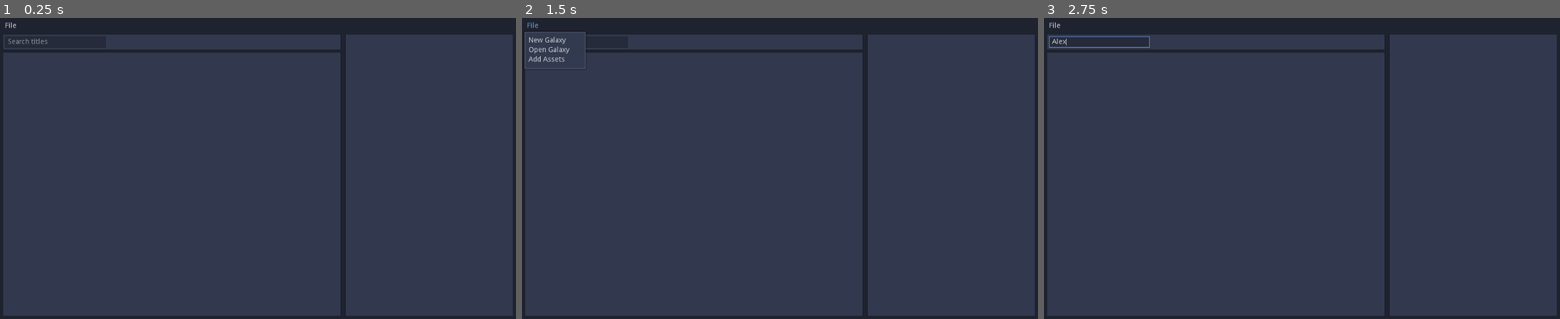
Above: before the commit, frames 1-3 (left to right).
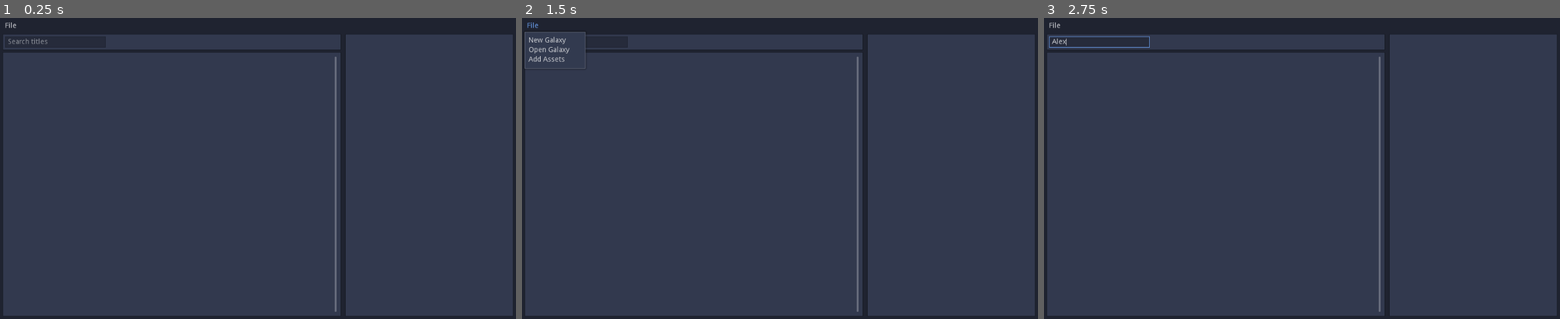
Above: after the commit, the same moments.

Repository: Wcubed/asset_galaxy
Game: Godot game, scene res://scenes/main.tscn
Two runs of this game, one before a commit and one after it. Both use one fixed random seed, a clock stepped at 60 frames per second and the inputs below.
Inputs (mouse positions are in pixels of both pictures, inside the frame that each line leads up to):
- Up to frame 1 (0.25 s): no input
- Up to frame 2 (1.5 s): click (578, 42) at 0.52 s; type "Alex" at 0.6 s; click "File" at 1.25 s
- Up to frame 3 (2.75 s): tap Enter (ui_accept) at 2, 2.27 s; move the mouse to (1214, 183) at 2.02 s; hold Up (ui_up) from 2.03 s (still down); hold Shift from 2.03 s (still down); click (1214, 183) at 2.17 s

The runs differ from the first frame. In frame 1, 0.3% of the frame differs, in the area x 64-66%, y 12-98%; in frame 2, 0.3%; in frame 3, 0.3%.
Error in both runs: Invalid call. Nonexistent function 'run_asset_search' in base 'Nil'. (res://scenes/central_view/asset_search.gd:42)

Commit message:
+ Made first step to having the central grid only have nodes for the cells currently visible.

Diff:
--- a/godot/scenes/central_view/asset_cell/asset_cell.tscn
+++ b/godot/scenes/central_view/asset_cell/asset_cell.tscn
@@ -13,10 +13,10 @@
 }
 
 [node name="MarginContainer" type="MarginContainer" parent="."]
-margin_left = 7.0
-margin_top = 7.0
-margin_right = 1017.0
-margin_bottom = 129.0
+margin_left = 5.0
+margin_top = 5.0
+margin_right = 1019.0
+margin_bottom = 135.0
 mouse_filter = 1
 custom_constants/margin_right = 2
 custom_constants/margin_top = 2
@@ -26,8 +26,8 @@
 [node name="VBoxContainer" type="VBoxContainer" parent="MarginContainer"]
 margin_left = 2.0
 margin_top = 2.0
-margin_right = 1008.0
-margin_bottom = 120.0
+margin_right = 1012.0
+margin_bottom = 128.0
 size_flags_horizontal = 3
 size_flags_vertical = 3
 __meta__ = {
@@ -35,7 +35,7 @@
 }
 
 [node name="TextureRect" type="TextureRect" parent="MarginContainer/VBoxContainer"]
-margin_right = 1006.0
+margin_right = 1010.0
 margin_bottom = 100.0
 rect_min_size = Vector2( 100, 100 )
 size_flags_horizontal = 3
@@ -48,20 +48,22 @@
 
 [node name="HBoxContainer" type="HBoxContainer" parent="MarginContainer/VBoxContainer"]
 margin_top = 104.0
-margin_right = 1006.0
-margin_bottom = 118.0
+margin_right = 1010.0
+margin_bottom = 126.0
 
 [node name="TagCountPanel" type="PanelContainer" parent="MarginContainer/VBoxContainer/HBoxContainer"]
-margin_bottom = 14.0
+margin_right = 8.0
+margin_bottom = 22.0
 custom_styles/panel = ExtResource( 1 )
 
 [node name="TagCountLabel" type="Label" parent="MarginContainer/VBoxContainer/HBoxContainer/TagCountPanel"]
-margin_bottom = 14.0
+margin_right = 8.0
+margin_bottom = 22.0
 
 [node name="Title" type="Label" parent="MarginContainer/VBoxContainer/HBoxContainer"]
-margin_left = 4.0
-margin_right = 1006.0
-margin_bottom = 14.0
+margin_left = 12.0
+margin_right = 1010.0
+margin_bottom = 22.0
 size_flags_horizontal = 3
 clip_text = true
 __meta__ = {
--- a/godot/scenes/central_view/central_view.gd
+++ b/godot/scenes/central_view/central_view.gd
@@ -21,6 +21,8 @@
 onready var _grid_container: GridContainer = find_node("AssetGridContainer")
 onready var _asset_search: PanelContainer = find_node("AssetSearch")
 
+onready var _fast_grid: Container = find_node("FastGridContainer")
+
 # Called when the node enters the scene tree for the first time.
 func _ready():
 	pass # Replace with function body.
@@ -28,6 +30,10 @@
 
 # Clears the current assets in the grid, and displays the given ones.
 func display_assets(asset_nodes: Array):
+	# TODO: move the whole asset display logic to the FastGridContainer
+	#       for now, we just pass on the assets.
+	_fast_grid.display_assets(asset_nodes)
+
 	# TODO: allow for sorting?
 
 	# We will re-use any existing grid cells.
--- a/godot/scenes/central_view/central_view.tscn
+++ b/godot/scenes/central_view/central_view.tscn
@@ -1,7 +1,8 @@
-[gd_scene load_steps=4 format=2]
+[gd_scene load_steps=5 format=2]
 
 [ext_resource path="res://scenes/central_view/central_view.gd" type="Script" id=1]
 [ext_resource path="res://scenes/central_view/asset_grid.gd" type="Script" id=2]
+[ext_resource path="res://scenes/central_view/fast_grid_container.gd" type="Script" id=3]
 [ext_resource path="res://scenes/central_view/asset_search.tscn" type="PackedScene" id=4]
 
 [node name="CentralView" type="VBoxContainer"]
@@ -27,6 +28,7 @@
 size_flags_vertical = 3
 
 [node name="AssetGrid" type="ScrollContainer" parent="PanelContainer2"]
+visible = false
 margin_left = 5.0
 margin_top = 5.0
 margin_right = 1019.0
@@ -39,6 +41,13 @@
 [node name="AssetGridContainer" type="GridContainer" parent="PanelContainer2/AssetGrid"]
 custom_constants/vseparation = 0
 custom_constants/hseparation = 0
+
+[node name="FastGridContainer" type="Container" parent="PanelContainer2"]
+margin_left = 5.0
+margin_top = 5.0
+margin_right = 1019.0
+margin_bottom = 559.0
+script = ExtResource( 3 )
 [connection signal="column_amount_changed" from="PanelContainer2/AssetGrid" to="." method="_on_AssetScrollContainer_column_amount_changed"]
 [connection signal="resized" from="PanelContainer2/AssetGrid" to="PanelContainer2/AssetGrid" method="_on_resized"]
 [connection signal="textures_requested" from="PanelContainer2/AssetGrid" to="." method="_on_AssetGrid_textures_requested"]
--- /dev/null
+++ b/godot/scenes/central_view/fast_grid_container.gd
@@ -0,0 +1,149 @@
+extends Container
+
+# Only ever has just enough children to fill the space allocated to the container.
+# And scrolls the content over the children,
+# instead of scrolling the children themselves.
+
+# Is hopefully faster than updating a long list of children with new assets
+# every time a search completes. And then removing all of the children when
+# there are only a few assets to display.
+
+# TODO: Implement cell selecting and deselecting and such.
+# TODO: also implement requesting the textures of the visible assets.
+# TODO: and implement scrolling with the mouse wheel.
+# TODO: And implement going though the assets with the arrow keys.
+
+# Child scene should have a constant minimum size.
+# Otherwise the layout messes up.
+var _child_scene := preload("./asset_cell/asset_cell.tscn")
+var _child_min_size := Vector2()
+
+# How many columns and rows we can currently fit in the size.
+var _current_columns: int = 1
+var _current_rows: int = 1
+
+# Assets that we want to display.
+var _asset_nodes := []
+
+onready var _scroll_bar := VScrollBar.new()
+# Parent for all the grid children, so things like the scrollbar don't
+# interfere.
+onready var _grid_parent := Container.new()
+
+# Called when the node enters the scene tree for the first time.
+func _ready():
+	add_child(_scroll_bar)
+	add_child(_grid_parent)
+
+	_scroll_bar.connect("scrolling", self, "_update_grid_view")
+	# Can only scroll exactly 1 row at a time.
+	_scroll_bar.step = 1
+
+	# Add the first child, so we know their minimal size.
+	var first_child := _child_scene.instance()
+	_grid_parent.add_child(first_child)
+	_child_min_size = first_child.get_combined_minimum_size()
+
+
+func display_assets(asset_nodes: Array):
+	_asset_nodes = asset_nodes
+	# New assets, so scroll all the way up.
+	_scroll_bar.value = 0
+
+	_update_scrollbar_dimensions()
+	_update_grid_view()
+
+# Makes sure the right grid cells display the right assets.
+func _update_grid_view():
+	var top_row := _scroll_bar.value
+	var first_asset_idx := top_row * _current_columns
+	var last_asset_idx := first_asset_idx + _current_columns * _current_rows
+
+	var asset_idx := first_asset_idx
+	for child in _grid_parent.get_children():
+		if asset_idx < _asset_nodes.size():
+			child.visible = true
+			child.display_asset_info(_asset_nodes[asset_idx])
+		else:
+			# There is no asset for this child at the moment.
+			child.visible = false
+
+		asset_idx += 1
+
+
+func _update_scrollbar_dimensions():
+	var scroll_factor := _scroll_bar.value / _scroll_bar.max_value
+
+	var rows_to_fit_all_assets := max(ceil(_asset_nodes.size() / float(_current_columns)), 1)
+
+	_scroll_bar.max_value = rows_to_fit_all_assets
+
+	if rows_to_fit_all_assets >= _current_rows:
+		# The scroll bar is 1 row higher than all the rows for the assets
+		# because the last visible row can be clipped. So the user needs to
+		# be able to scroll up one more to get those assets in full view.
+		_scroll_bar.max_value += 1
+
+	_scroll_bar.page = clamp(_current_rows, 1, rows_to_fit_all_assets)
+
+	# Make sure we don't change how far down the scrollbar is, even
+	# though we might have changed the max and the page values.
+	_scroll_bar.value = lerp(0, rows_to_fit_all_assets, scroll_factor)
+
+
+func _notification(what):
+	if (what==NOTIFICATION_SORT_CHILDREN):
+		_calculate_layout()
+
+func _get_minimum_size() -> Vector2:
+	# Always fit at least 1 child.
+	return _child_min_size
+
+# Makes sure the grid cells, and the scrollbar are in the right locations.
+func _calculate_layout():
+	var our_size := rect_size
+	# Remember these so we update the scroll bar and grid view only when needed.
+	var _last_columns := _current_columns
+	var _last_rows := _current_rows
+
+	# First make sure the scrollbar is in the right place.
+	var bar_width: float = _scroll_bar.get_combined_minimum_size().x
+	# Vertical bar goes on the right.
+	fit_child_in_rect(_scroll_bar, Rect2(Vector2(our_size.x - bar_width, 0),
+		Vector2(bar_width, our_size.y)))
+
+	# Adjust the space for the grid, because the scrollbar takes up space.
+	our_size.x -= bar_width
+	fit_child_in_rect(_grid_parent, Rect2(Vector2(0, 0), our_size))
+
+	# Now make sure we have as many children as fit.
+	_current_columns = floor(our_size.x / _child_min_size.x)
+	# The last row is allowed to be clipped off, so `ceil` instead of `floor`.
+	_current_rows = ceil(our_size.y / _child_min_size.y)
+
+	var required_children := _current_columns * _current_rows
+	var current_count := _grid_parent.get_child_count()
+
+	if current_count > required_children:
+		# Remove superfluous children.
+		for i in range(required_children, current_count):
+			_grid_parent.get_child(i).queue_free()
+	elif current_count < required_children:
+		# Create missing children.
+		for i in range(current_count, required_children):
+			var new_child := _child_scene.instance()
+			_grid_parent.add_child(new_child)
+
+	# Layout children.
+	for i in range(0, required_children):
+		var x := (i % _current_columns) * _child_min_size.x
+		var y := (i / _current_columns) * _child_min_size.y
+		_grid_parent.fit_child_in_rect(_grid_parent.get_child(i), Rect2(Vector2(x, y), _child_min_size))
+
+	# See if anything changed that would necessitate updating the view
+	# or scrollbar.
+	if _last_columns != _current_columns or _last_rows != _current_rows:
+		_update_scrollbar_dimensions()
+
+		# Now make sure the assets are actually displayed correctly.
+		_update_grid_view()
Not shown: 1 places in godot/scenes/main.tscn that only renumber resources
